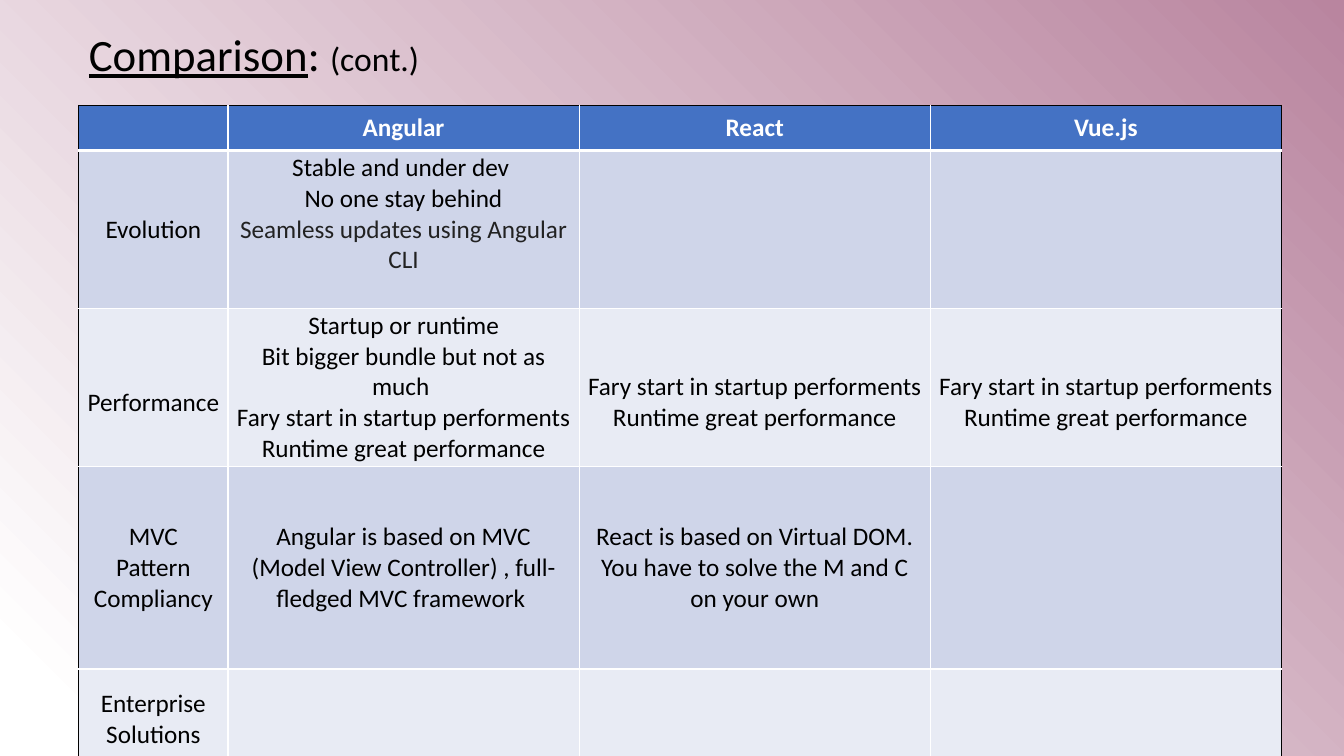
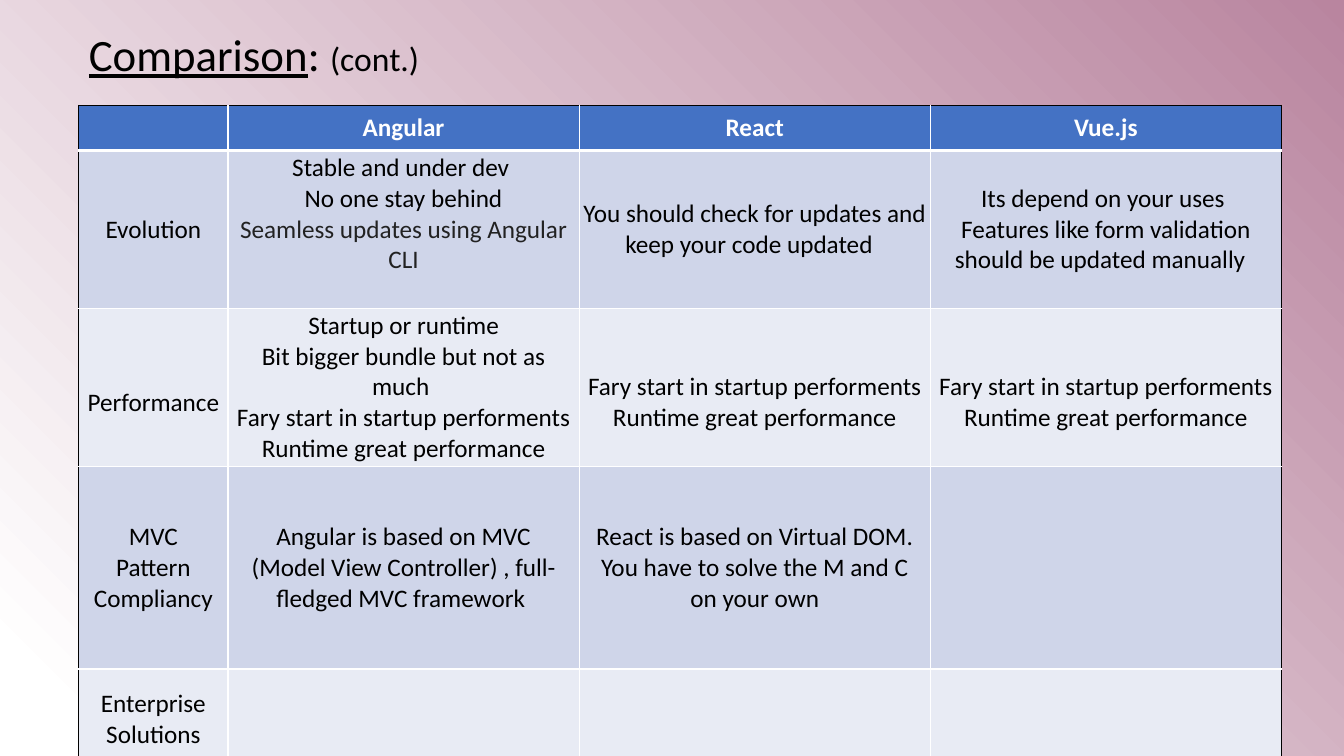
Before and after one commit to nizanf/Flower, a slide deck: slide 6 of src/assets/img/Presentation1 - comparison.pptx. Drawn at 1344x756 pixels with LibreOffice and Linux fonts; fonts in the diff are those of the drawing; background and template pictures are left out. Boxes give left, top, right and bottom in pixels: in the first picture for what was removed or moved away, otherwise in the second. Text is boxed around its words. In the diff, an @@ line names an element or a change of style, - is before the commit and + after.

```diff
--- a/src/assets/img/Presentation1 - comparison.pptx
+++ b/src/assets/img/Presentation1 - comparison.pptx
@@ table at (x1=79, y1=106, x2=1280, y2=756) @@
-row 2, column 3: 
+row 2, column 3: You should check for updates and keep your code updated
-row 2, column 4: 
+row 2, column 4: Its depend on your uses / Features like form validation should be updated manually
```
Also in this commit, not shown: 7 other slides changed, 2 slides added.
